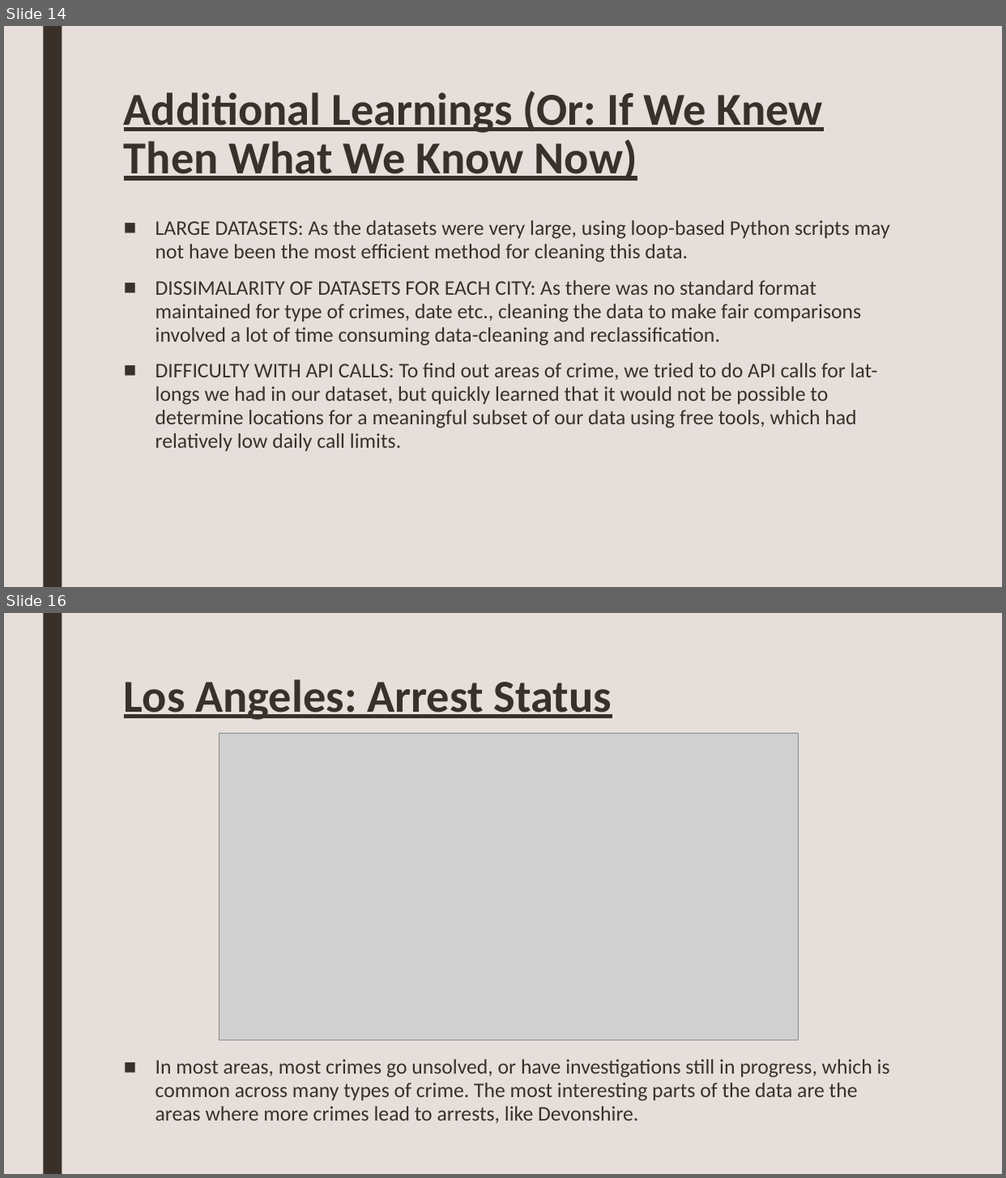
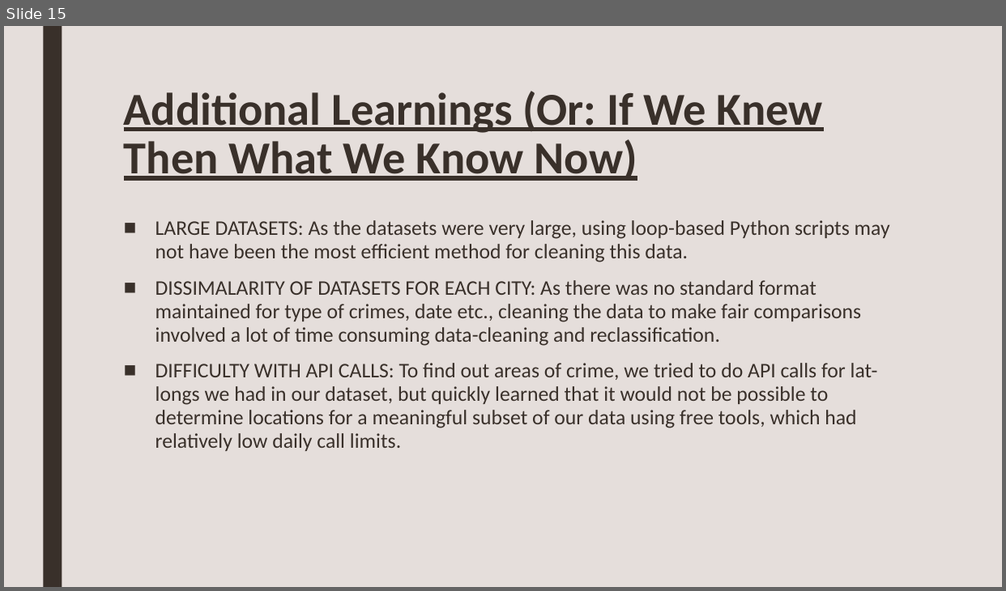
Before and after one commit to tcbrekke/boot-camp-project-1, a slide deck: Project 1 Presentation - 1745/Crime Analysis 1745.pptx. Shown one above the other, each under a label of ours: slides 14 and 16 before the commit, slide 15 after it; the slides between them are not shown. The pictures are 1006x1178 and 1006x591 pixels, drawn with LibreOffice and Linux fonts; fonts in the diff are those of the drawing; grey boxes stand for pictures. Boxes give left, top, right and bottom in pixels: in the first picture for what was removed or moved away, otherwise in the second. Text is boxed around its words. In the diff, an @@ line names an element or a change of style, - is before the commit and + after.

```diff
--- a/Project 1 Presentation - 1745/Crime Analysis 1745.pptx
+++ b/Project 1 Presentation - 1745/Crime Analysis 1745.pptx
@@ slide 16 removed at [4,613,1002,1174], background #E5DEDB; not listed: 1 template element that a slide beside it also shows @@
@@ title removed at [124,679,612,720] @@
-Los Angeles: Arrest Status
@@ picture removed at [219,733,799,1041] @@
@@ text removed at [155,1059,890,1123] @@
-■ In most areas, most crimes go unsolved, or have investigations still in progress, which is common across many types of crime. The most interesting parts of the data are the areas where more crimes lead to arrests, like Devonshire.
@@ what was slide 14 is now slide 15 @@
```
Also in this commit, not shown: 1 slide changed, 2 slides added, 1 other slide removed.
